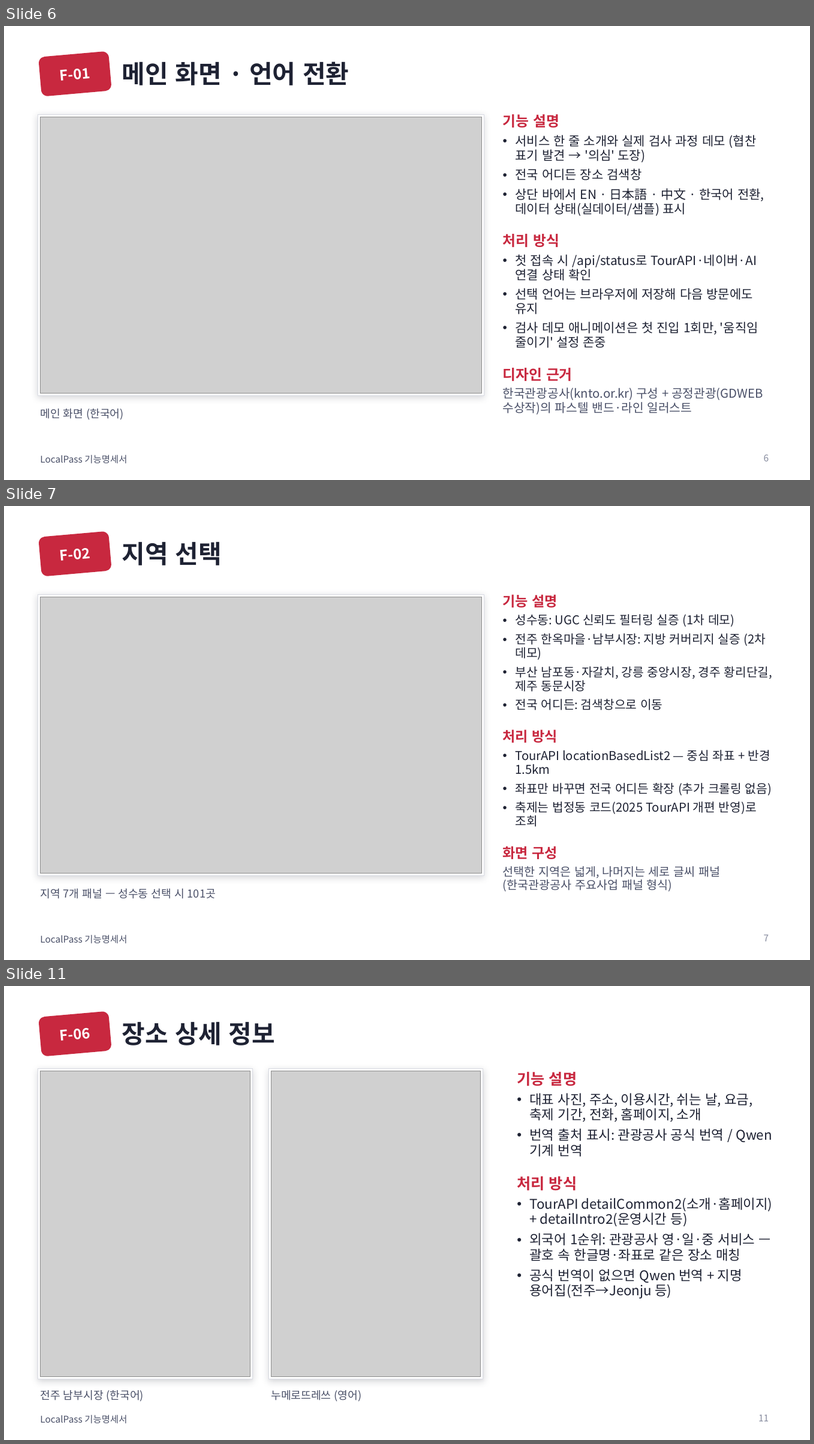
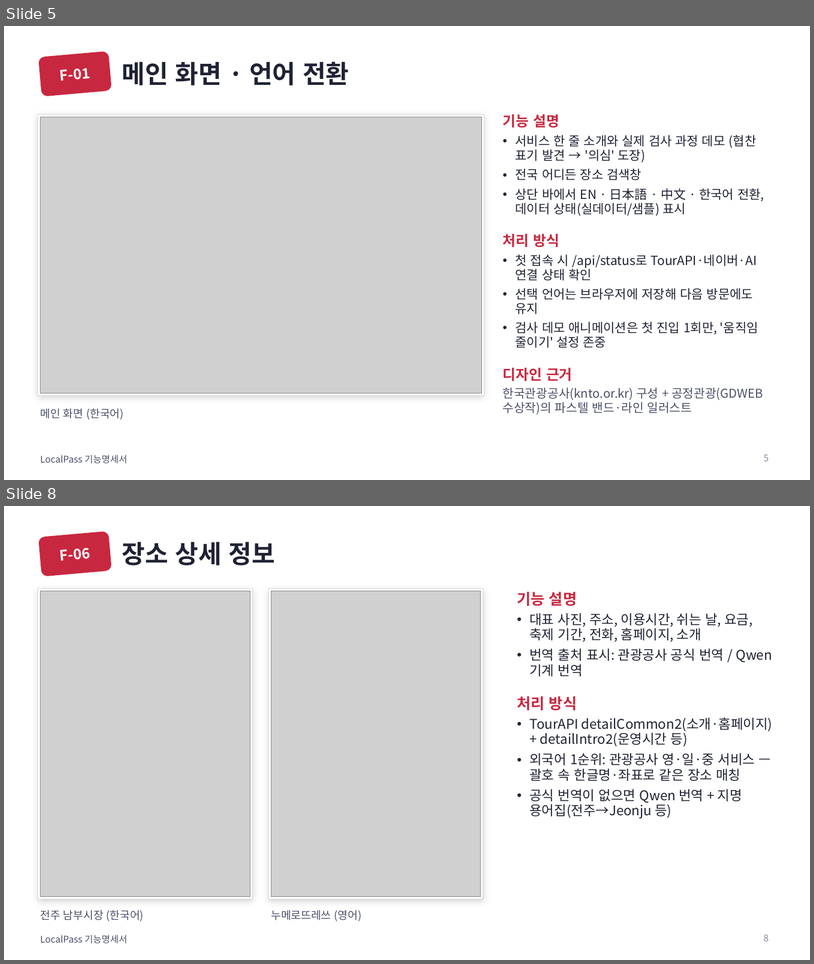
Before and after one commit to 55wind/localpass, a slide deck: docs/LocalPass_기능명세서.pptx. Shown one above the other, each under a label of ours: slides 6, 7 and 11 before the commit, slides 5 and 8 after it; the slides between them are not shown. The pictures are 814x1444 and 814x964 pixels, drawn with LibreOffice and Linux fonts; fonts in the diff are those of the drawing; grey boxes stand for pictures. Boxes give left, top, right and bottom in pixels: in the first picture for what was removed or moved away, otherwise in the second. Text is boxed around its words. In the diff, an @@ line names an element or a change of style, - is before the commit and + after.

```diff
--- a/docs/LocalPass_기능명세서.pptx
+++ b/docs/LocalPass_기능명세서.pptx
@@ slide 7 removed at (x1=4, y1=506, x2=810, y2=960), background #FFFFFF; not listed: 1 template element that a slide beside it also shows @@
@@ rounded rectangle removed at (x1=39, y1=531, x2=111, y2=576) @@
-F-02
@@ title removed at (x1=122, y1=541, x2=222, y2=565) @@
-지역 선택
@@ rectangle removed at (x1=38, y1=594, x2=485, y2=875) @@
@@ text removed at (x1=503, y1=594, x2=773, y2=891) @@
-기능 설명
-• 성수동: UGC 신뢰도 필터링 실증 (1차 데모)
-• 전주 한옥마을·남부시장: 지방 커버리지 실증 (2차 데모)
-• 부산 남포동·자갈치, 강릉 중앙시장, 경주 황리단길, 제주 동문시장
-• 전국 어디든: 검색창으로 이동
-처리 방식
-• TourAPI locationBasedList2 — 중심 좌표 + 반경 1.5km
-• 좌표만 바꾸면 전국 어디든 확장 (추가 크롤링 없음)
-• 축제는 법정동 코드(2025 TourAPI 개편 반영)로 조회
-화면 구성
-선택한 지역은 넓게, 나머지는 세로 글씨 패널 (한국관광공사 주요사업 패널 형식)
@@ picture removed at (x1=40, y1=597, x2=482, y2=873) @@
@@ text removed at (x1=40, y1=888, x2=216, y2=898) @@
-지역 7개 패널 — 성수동 선택 시 101곳
@@ page number removed at (x1=764, y1=934, x2=770, y2=941) @@
-7
@@ what was slide 6 is now slide 5 @@
@@ page number at (x1=764, y1=454, x2=770, y2=461): text changed @@
-6
+5
@@ what was slide 11 is now slide 8 @@
@@ page number at (x1=764, y1=934, x2=770, y2=941): text changed @@
-11
+8
```
Also in this commit, not shown: 6 slides changed, 5 other slides removed, 8 other files.
